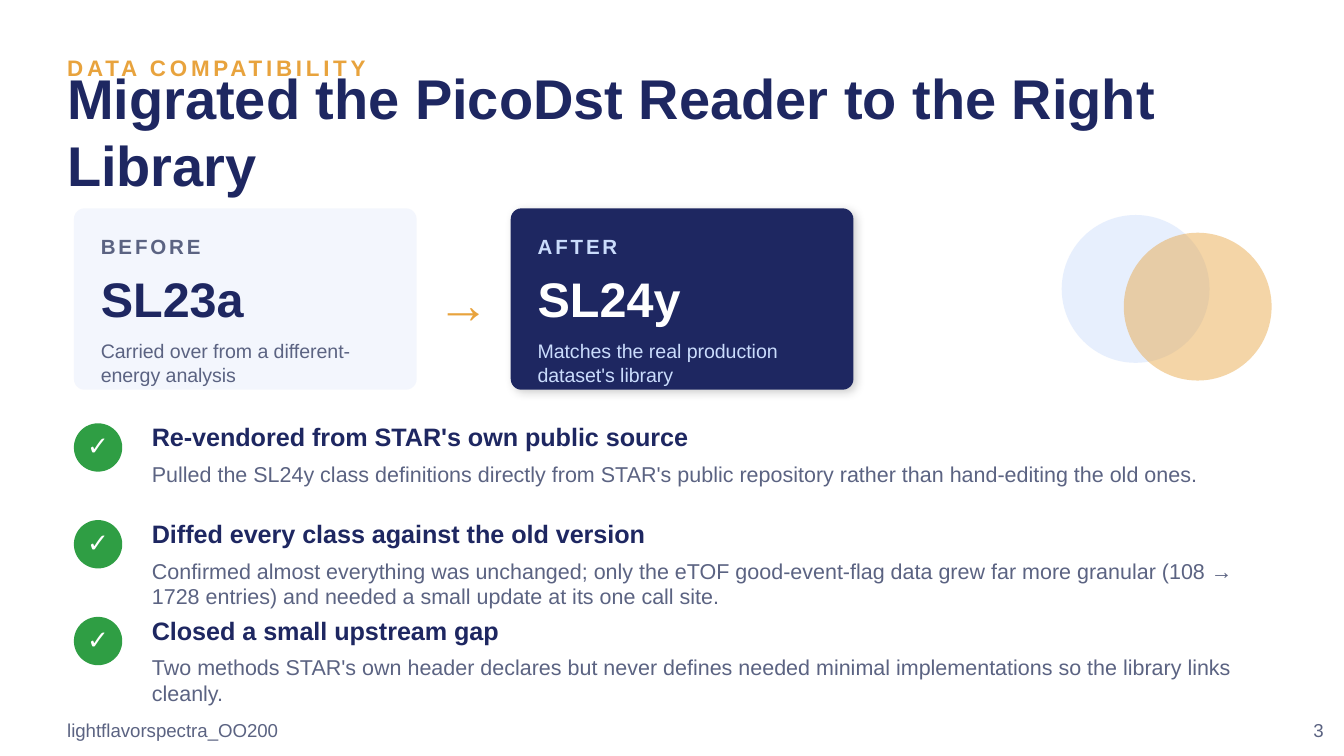
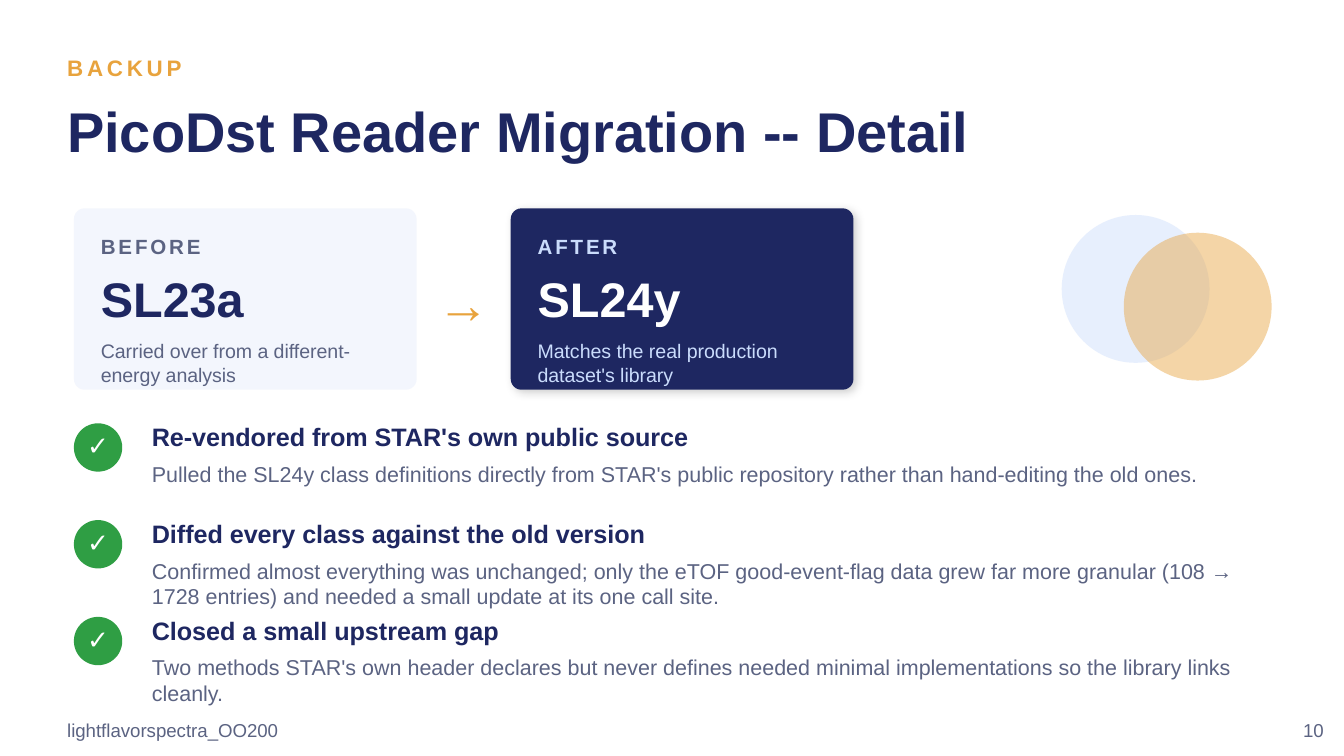
Before and after one commit to liggett2820/lightflavorspectra_OO200, a slide deck: slide 10 of docs/lightflavorspectra_OO200_Status_Update.pptx (slide 3 before the commit). Drawn at 1344x756 pixels with LibreOffice and Linux fonts; fonts in the diff are those of the drawing. Boxes give left, top, right and bottom in pixels: in the first picture for what was removed or moved away, otherwise in the second. Text is boxed around its words. In the diff, an @@ line names an element or a change of style, - is before the commit and + after.

Commit message:
Simplify main slides for a general audience; move technical detail to backup slides

```diff
--- a/docs/lightflavorspectra_OO200_Status_Update.pptx
+++ b/docs/lightflavorspectra_OO200_Status_Update.pptx
@@ text at (x1=67, y1=60, x2=181, y2=76): text changed @@
-DATA COMPATIBILITY
+BACKUP
@@ text at (x1=67, y1=111, x2=968, y2=162): text changed @@
-Migrated the PicoDst Reader to the Right Library
+PicoDst Reader Migration -- Detail
@@ text at (x1=1303, y1=724, x2=1324, y2=737): text changed @@
-3
+10
```
Also in this commit, not shown: 3 other slides changed, 4 slides added.
